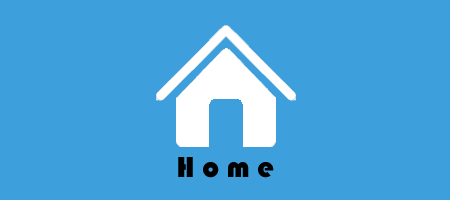
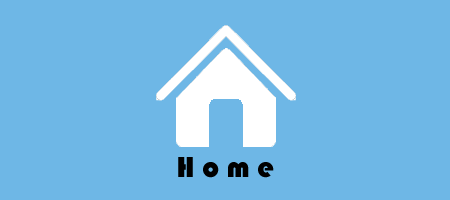
The second w=450, h=200 image is a revision of the first. Changes to its layers:
"Shape 1": opacity 100% → 75% over [0, 0, 450, 200]
